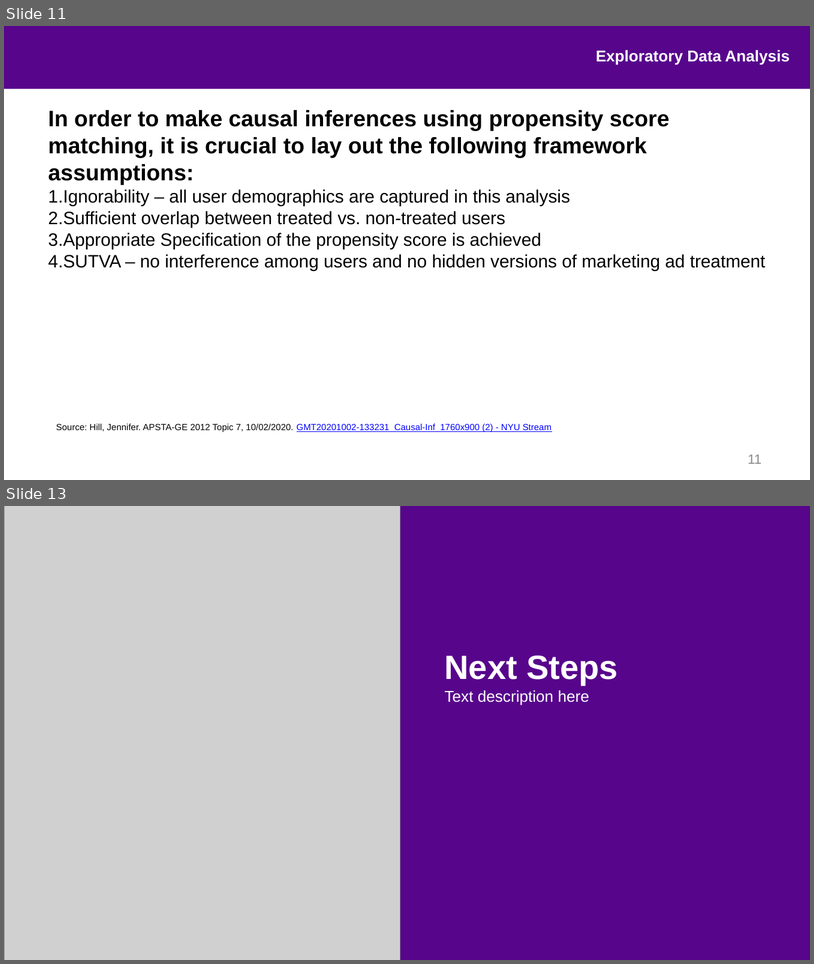
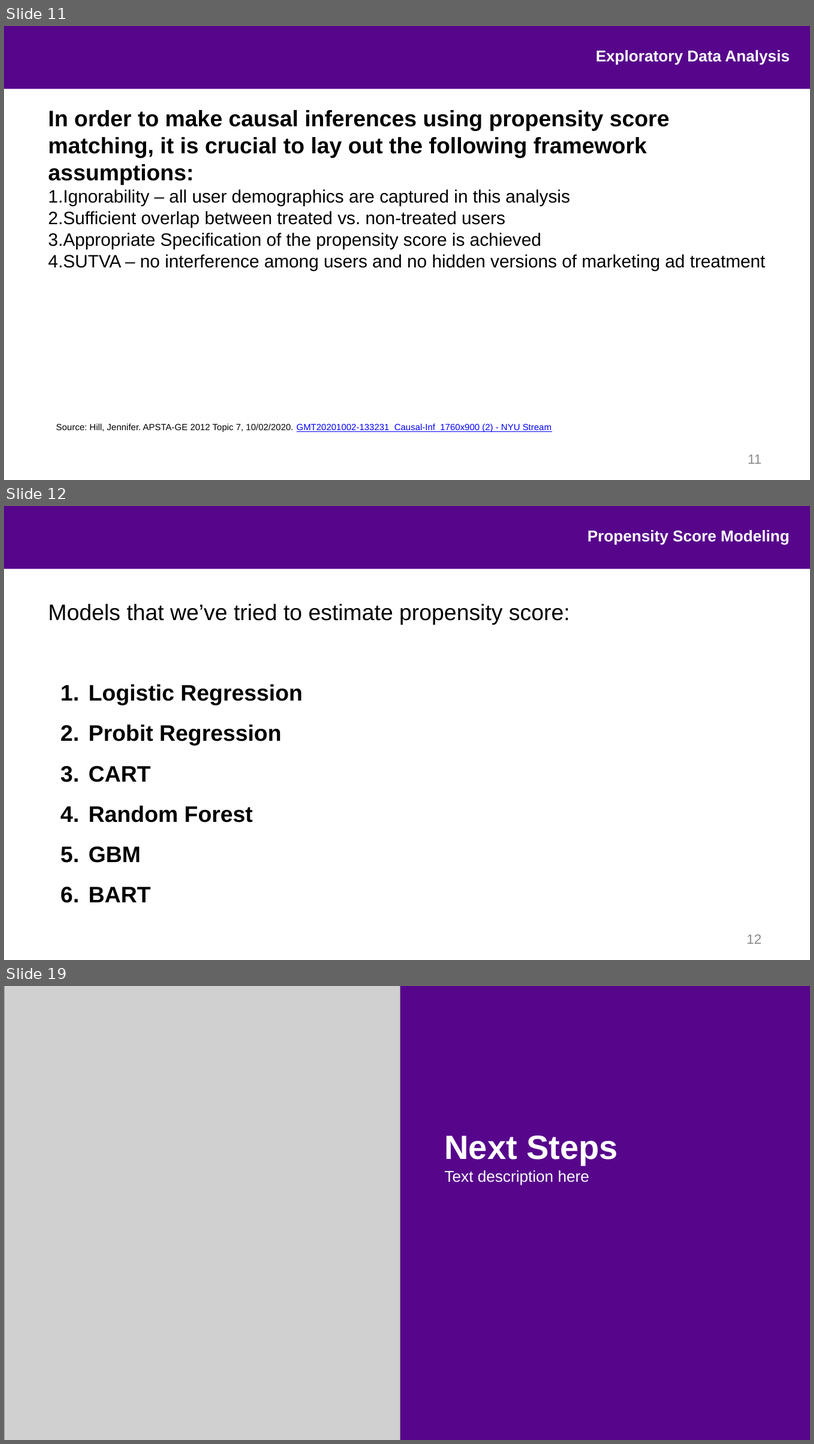
Before and after one commit to ajpag/Airbnb-Causal-Inference, a slide deck: presentation/airbnb_causal_inference.pptx. Shown one above the other, each under a label of ours: slides 11 and 13 before the commit, slides 11, 12 and 19 after it; the slides between them are not shown. The pictures are 814x964 and 814x1444 pixels, drawn with LibreOffice and Linux fonts; fonts in the diff are those of the drawing; grey boxes stand for pictures; background and template pictures are left out. Boxes give left, top, right and bottom in pixels: in the first picture for what was removed or moved away, otherwise in the second. Text is boxed around its words. In the diff, an @@ line names an element or a change of style, - is before the commit and + after.

Commit message:
update modeling slides

```diff
--- a/presentation/airbnb_causal_inference.pptx
+++ b/presentation/airbnb_causal_inference.pptx
@@ slide 12 added at (x1=4, y1=506, x2=810, y2=960), background #FFFFFF; not listed: 1 template element that a slide beside it also shows @@
@@ text added at (x1=588, y1=530, x2=790, y2=545), 14 pt, text #FFFFFF, bold @@
+Propensity Score Modeling
@@ text added at (x1=48, y1=604, x2=570, y2=902), 20 pt, text #000000, bold @@
+Models that we’ve tried to estimate propensity score:
+1. Logistic Regression
+2. Probit Regression
+3. CART
+4. Random Forest
+5. GBM
+6. BART
@@ page number added at (x1=747, y1=934, x2=762, y2=943), 12 pt, text #898989 @@
+12
@@ what was slide 13 is now slide 19 @@
```
Also in this commit, not shown: 6 other slides added, 1 slide removed.
